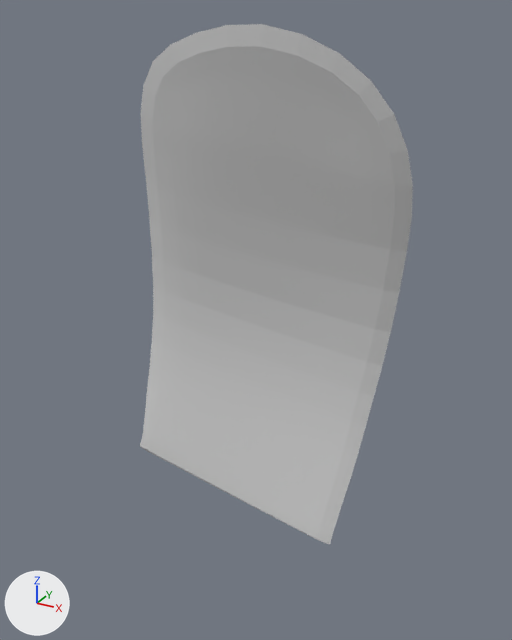
Two versions of the OBJ model PadForge.App/3DModels/XboxSeries/PulseRed/Decal-Shoulder-Right-Trigger.obj, one commit apart.
The view is the same before and after, from a 50 mm lens placed at (52.2, -69.7, 11.1), pointed at (40.3, -48.1, 0.3). Every picture has the same lights, and +X, +Y and +Z are marked at lower left. The first picture is the older version. Where no turn or scale is listed for an object, it has been applied to the vertices.

The first picture shows 'Decal-Shoulder-Right-Trigger'.
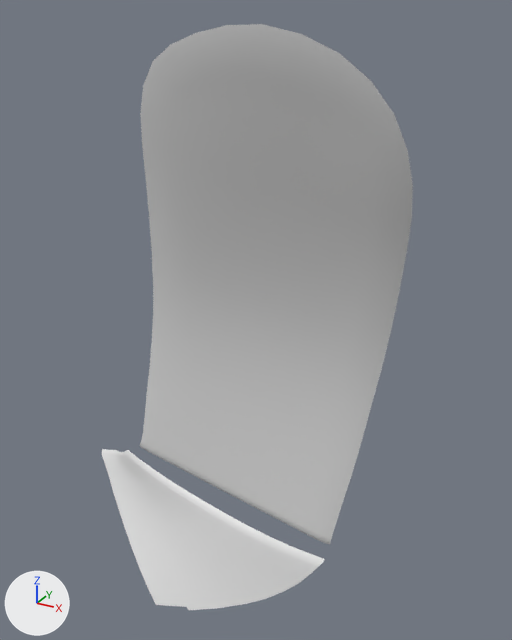
The newer file is also turned or shifted as a whole; pictures and numbers use the older file's frame.

Pixel boxes [x1, y1, x2, y2] of what changed, in the pictures (512 x 640 px):
'Decal-Shoulder-Right-Trigger', reshaped (14% wider, 12% taller): before [140, 24, 413, 545]; after [102, 24, 413, 610]
part 1 of me_decal_shoulder_right_trigger, added: after [102, 449, 325, 610]

Patch to the scene script:
```diff
--- a/PadForge.App/3DModels/XboxSeries/PulseRed/Decal-Shoulder-Right-Trigger.obj.py
+++ b/PadForge.App/3DModels/XboxSeries/PulseRed/Decal-Shoulder-Right-Trigger.obj.py
@@ me_decal_shoulder_right_trigger @@
 # used by ob_decal_shoulder_right_trigger; location = (0.0, 0.0, 0.0)
-me_decal_shoulder_right_trigger.from_pydata(...)  # 235 vertices, 208 faces; spans x 34.0..46.5, y -52.1..-47.7, z -9.4..10.7
+me_decal_shoulder_right_trigger.from_pydata(...)  # 375 vertices, 326 faces; spans x 31.3..46.5, y -52.1..-47.5, z -13.5..10.7
+# me_decal_shoulder_right_trigger part 1: a new loose piece of 140 vertices spanning x 31.3..43.8, y -50.8..-47.5, z -13.5..-7.5
```
